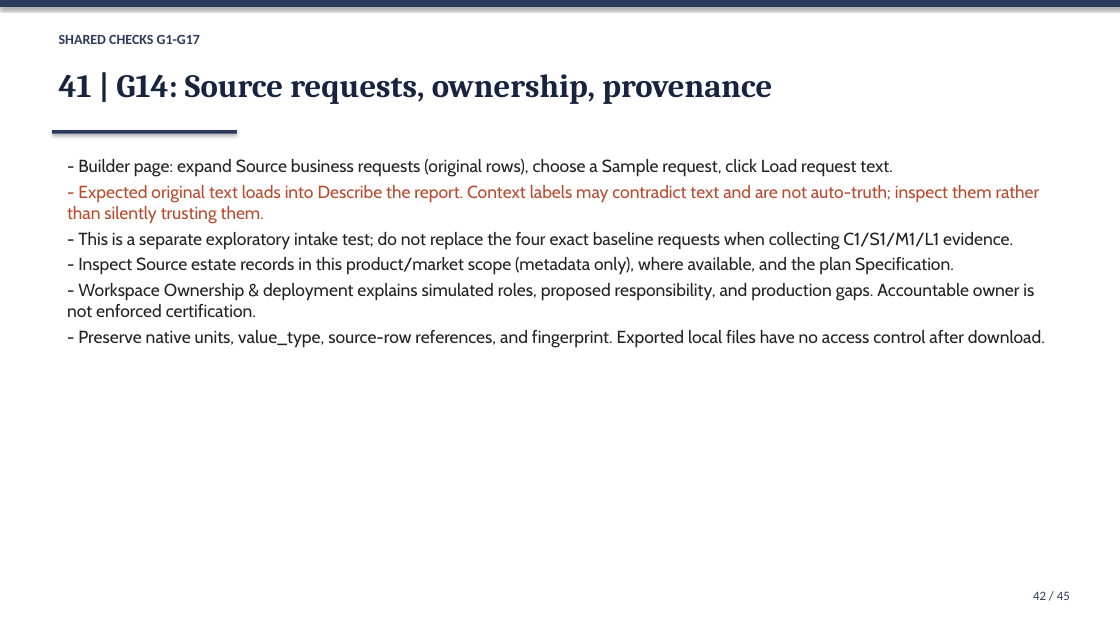
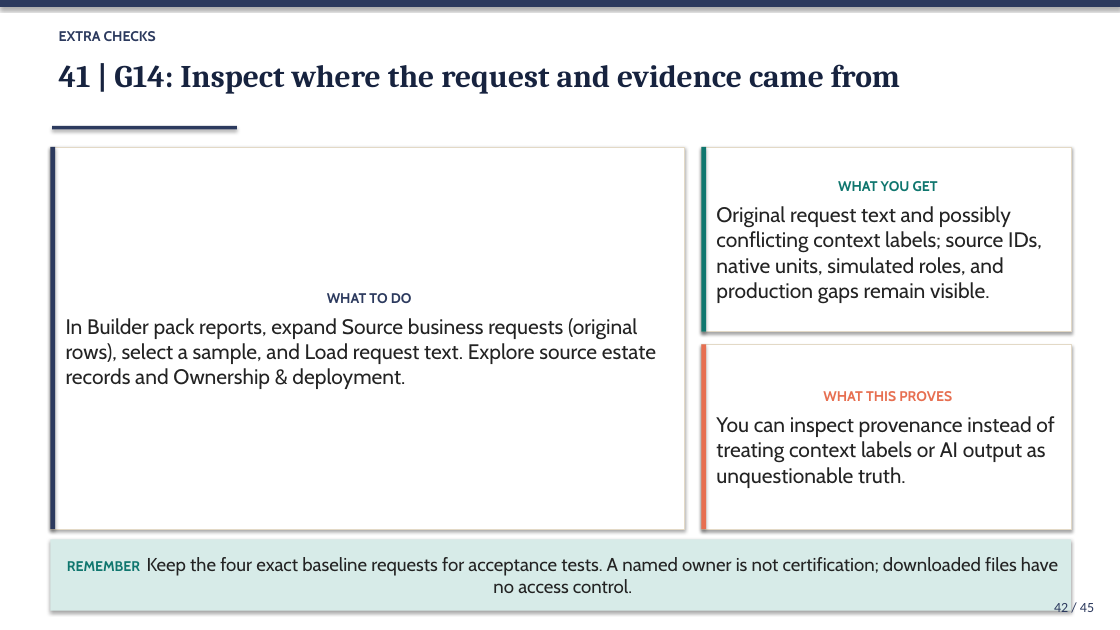
Before and after one commit to Princeadhi123/Since-AI-Hackathon, a slide deck: slide 42 of docs/DEMO_SLIDES.pptx. Drawn at 1120x630 pixels with LibreOffice and Linux fonts; fonts in the diff are those of the drawing. Boxes give left, top, right and bottom in pixels: in the first picture for what was removed or moved away, otherwise in the second. Text is boxed around its words. In the diff, an @@ line names an element or a change of style, - is before the commit and + after.

Commit message:
updated slides

```diff
--- a/docs/DEMO_SLIDES.pptx
+++ b/docs/DEMO_SLIDES.pptx
@@ text at <box>59,31,156,41</box>: text changed; font Calibri to Cabin @@
-SHARED CHECKS G1-G17
+EXTRA CHECKS
@@ text at <box>59,64,900,94</box>: text changed; size 28 to 27 pt @@
-41 | G14: Source requests, ownership, provenance
+41 | G14: Inspect where the request and evidence came from
@@ rectangle "WHAT TO DO": place and size @@
-rectangle "WHAT TO DO" at <box>67,159,1045,347</box>
+rectangle "WHAT TO DO" at <box>50,147,685,529</box>
@@ rectangle "WHAT TO DO" at <box>50,147,685,529</box>: vertical alignment top to middle; fill none to #FFFFFF; outline none to #E3D9C6 0.75 pt; shadow on @@
@@ rectangle added at <box>50,147,55,529</box>, fill #2C3A5E @@
@@ rectangle: place and size @@
-rectangle at <box>52,130,237,134</box>
+rectangle at <box>52,126,237,129</box>
@@ rectangle added at <box>702,147,1071,332</box>, fill #FFFFFF, outline #E3D9C6 0.75 pt, 18 pt, text #232323 @@
+WHAT YOU GET
+Original request text and possibly conflicting context labels; source IDs, native units, simulated roles, and production gaps remain visible.
@@ rectangle added at <box>702,147,707,332</box>, fill #0F766E @@
@@ text in rectangle at <box>66,293,656,389</box>: text changed; size 15 to 18 pt @@
-- Builder page: expand Source business requests (original rows), choose a Sample request, click Load request text.
-- Expected original text loads into Describe the report. Context labels may contradict text and are not auto-truth; inspect them rather than silently trusting them.
-- This is a separate exploratory intake test; do not replace the four exact baseline requests when collecting C1/S1/M1/L1 evidence.
-- Inspect Source estate records in this product/market scope (metadata only), where available, and the plan Specification.
-- Workspace Ownership & deployment explains simulated roles, proposed responsibility, and production gaps. Accountable owner is not enforced certification.
-- Preserve native units, value_type, source-row references, and fingerprint. Exported local files have no access control after download.
+WHAT TO DO
+In Builder pack reports, expand Source business requests (original rows), select a sample, and Load request text. Explore source estate records and Ownership & deployment.
@@ rectangle added at <box>702,344,1071,529</box>, fill #FFFFFF, outline #E3D9C6 0.75 pt, 18 pt, text #232323 @@
+WHAT THIS PROVES
+You can inspect provenance instead of treating context labels or AI output as unquestionable truth.
@@ rectangle added at <box>702,344,707,529</box>, fill #E76F51 @@
@@ rectangle added at <box>50,539,1071,611</box>, fill #D7EBE8, 16 pt, text #232323 @@
+REMEMBER Keep the four exact baseline requests for acceptance tests. A named owner is not certification; downloaded files have no access control.
@@ text "42 / 45": place and size @@
-text "42 / 45" at <box>1033,591,1070,600</box>
+text "42 / 45" at <box>1054,603,1094,612</box>
@@ text "42 / 45" at <box>1054,603,1094,612</box>: size 11 to 12 pt @@
```
Also in this commit, not shown: 26 other slides changed, 18 slides added, 18 slides removed, 7 other files.
